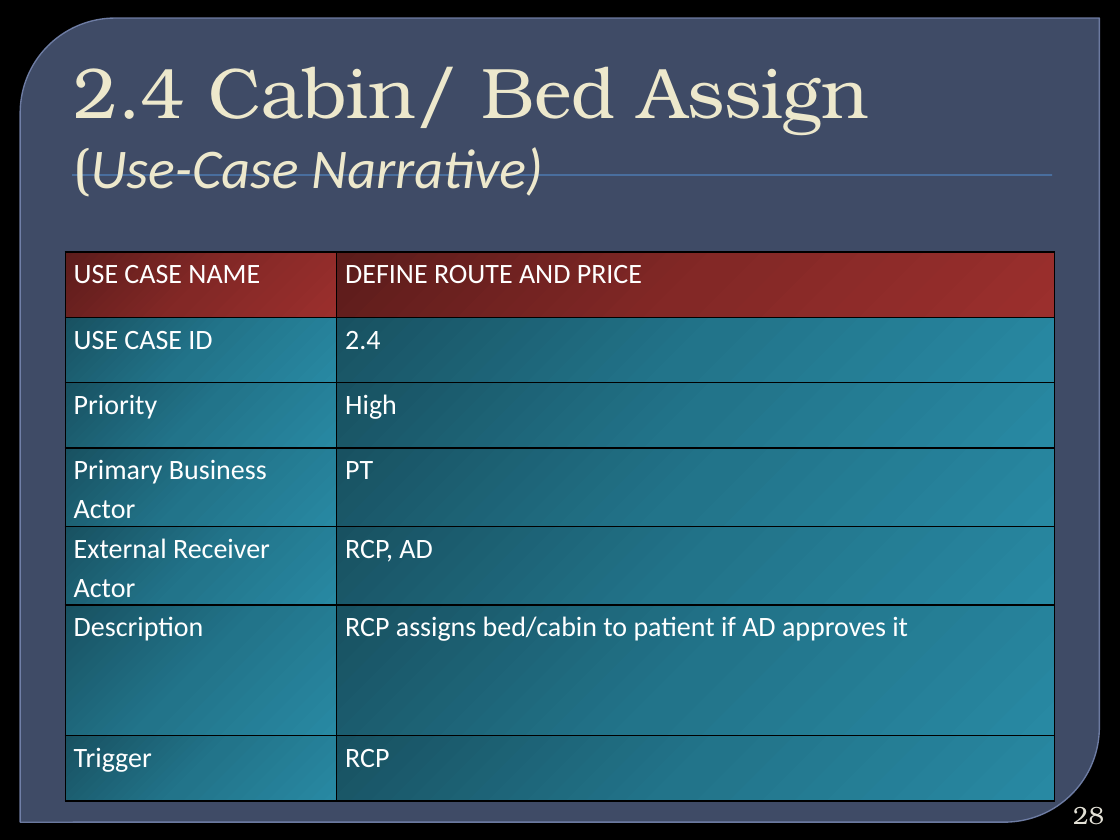
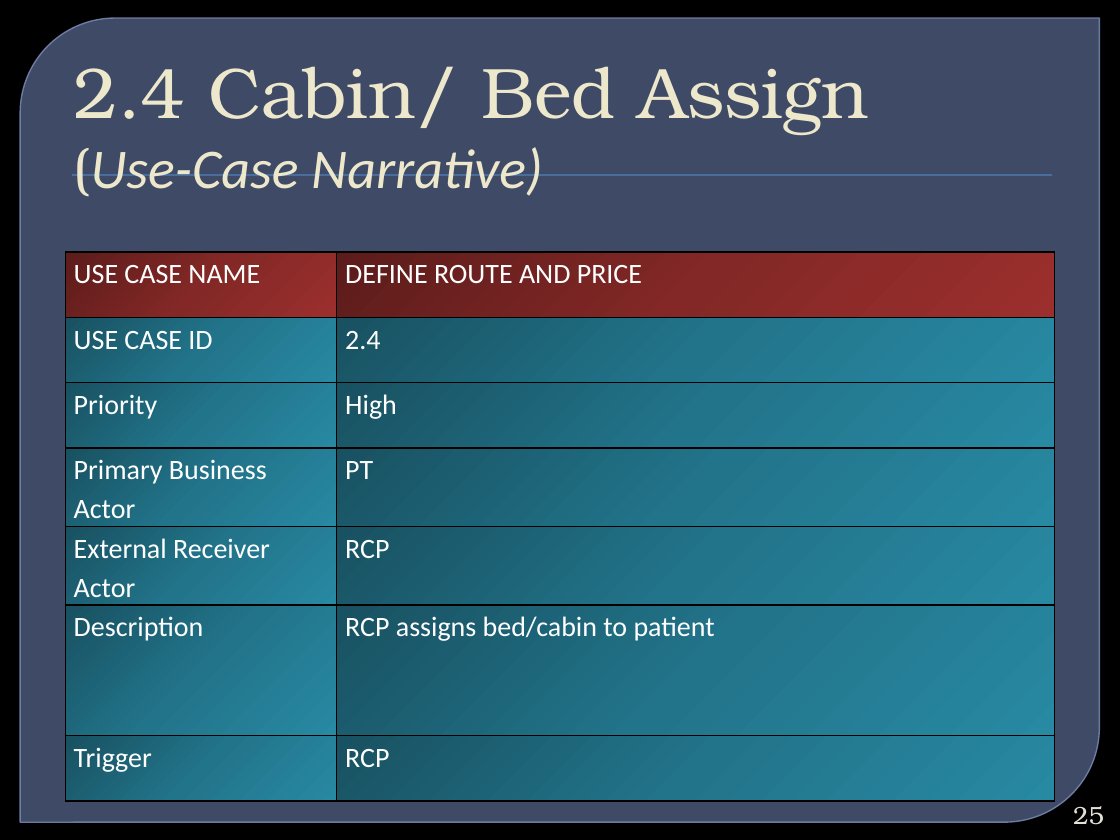
Before and after one commit to bimurtobadhan/CSE308HospitalManagementSystem1005016, a slide deck: slide 25 of Week 2/Hospital Management System.pptx (slide 28 before the commit). Drawn at 1120x840 pixels with LibreOffice and Linux fonts; fonts in the diff are those of the drawing; background and template pictures are left out. Boxes give left, top, right and bottom in pixels: in the first picture for what was removed or moved away, otherwise in the second. Text is boxed around its words. In the diff, an @@ line names an element or a change of style, - is before the commit and + after.

```diff
--- a/Week 2/Hospital Management System.pptx
+++ b/Week 2/Hospital Management System.pptx
@@ table at (x1=65, y1=252, x2=1054, y2=799) @@
-row 5, column 2: RCP, AD
+row 5, column 2: RCP
-row 6, column 2: RCP assigns bed/cabin to patient if AD approves it
+row 6, column 2: RCP assigns bed/cabin to patient
@@ page number at (x1=1073, y1=806, x2=1104, y2=825): text changed @@
-28
+25
```
Also in this commit, not shown: 25 other slides changed, 32 slides removed, 4 other files.
